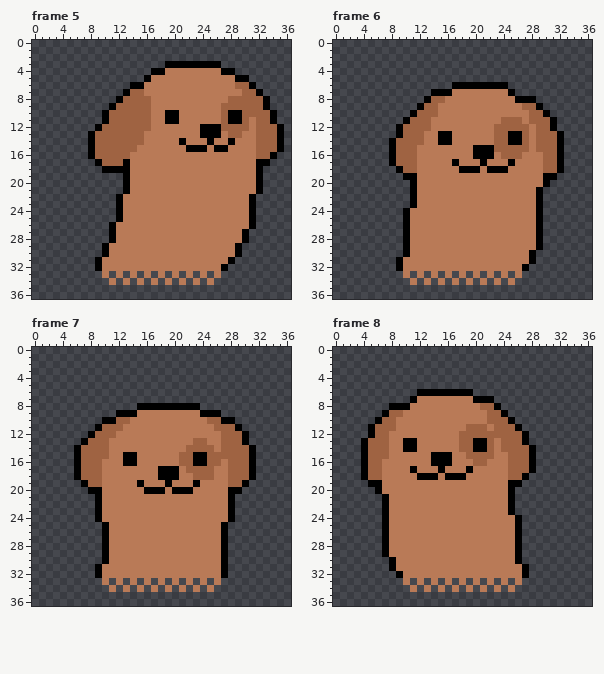
A animated GIF sprite gets an edit: images/dog_alphabet.gif. Above, as it was before the edit.
The file is 37x37 pixels, 8 frames. Shown: frame 5, frame 6, frame 7, frame 8. The commit also changed other frames, which this record leaves out.
After the commit:
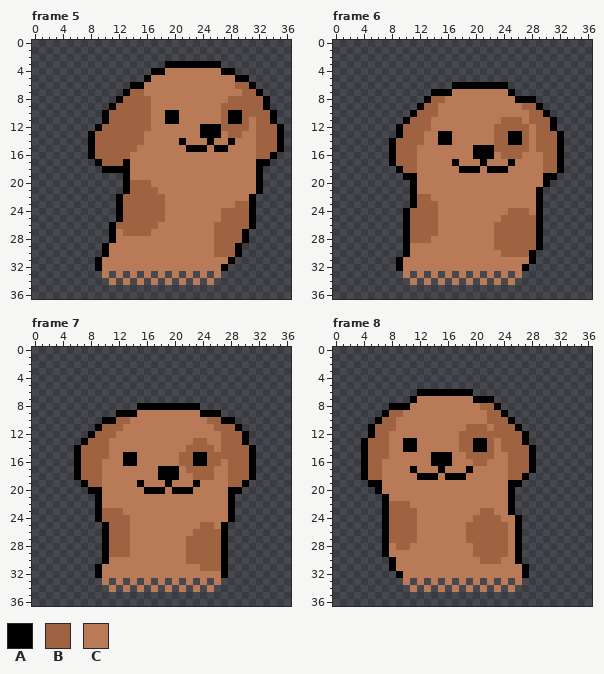
Palette (. is transparent): A #000000  B #9f6342  C #b97a57
From old to new:
Frame 5:
The edit turns colour C into colour B in row 20 at x 14 to 16; in row 21 at x 14 to 17; in row 22 at x 13 to 18; in row 23 at x 13 to 18 and 29 to 30; in rows 24 to 25 at x 13 to 18 and 27 to 30; in row 26 at x 12 to 17 and 26 to 30.
The edit turns colour C into colour B in row 27 at x 13 to 16 and 26 to 29; in row 28 at x 26 to 29; in rows 29 to 30 at x 26 to 28.
Frame 6:
The edit turns colour C into colour B in row 22 at x 12 to 13; in row 23 at x 12 to 14; in row 24 at x 11 to 14 and 25 to 27; in row 25 at x 11 to 14 and 24 to 28; in rows 26 to 27 at x 11 to 14 and 23 to 28; in row 28 at x 11 to 13 and 23 to 28.
The edit turns colour C into colour B in row 29 at x 23 to 28; in row 30 at x 24 to 27.
Frame 7:
The edit turns colour C into colour B in row 23 at x 10 to 12; in row 24 at x 10 to 13; in row 25 at x 11 to 13 and 24 to 25; in row 26 at x 11 to 13 and 23 to 26; in rows 27 to 29 at x 11 to 13 and 22 to 26; in row 30 at x 22 to 26.
The edit turns colour C into colour B in row 31 at x 24 to 26.
Frame 8:
The edit turns colour C into colour B in row 22 at x 8 to 10; in row 23 at x 8 to 11 and 21 to 22; in row 24 at x 8 to 11 and 20 to 23; in rows 25 to 27 at x 8 to 11 and 19 to 24; in row 28 at x 9 to 10 and 20 to 24; in row 29 at x 20 to 24.
The edit turns colour C into colour B in row 30 at x 21 to 23.
Changed places in both pictures, as pixel boxes (x1, y1, x2, y2):
changed: (116, 180, 165, 236)
changed: (214, 201, 249, 257)
changed: (410, 194, 438, 243)
changed: (494, 208, 536, 257)
changed: (102, 508, 130, 557)
changed: (186, 522, 221, 571)
changed: (389, 501, 417, 550)
changed: (466, 508, 508, 564)
